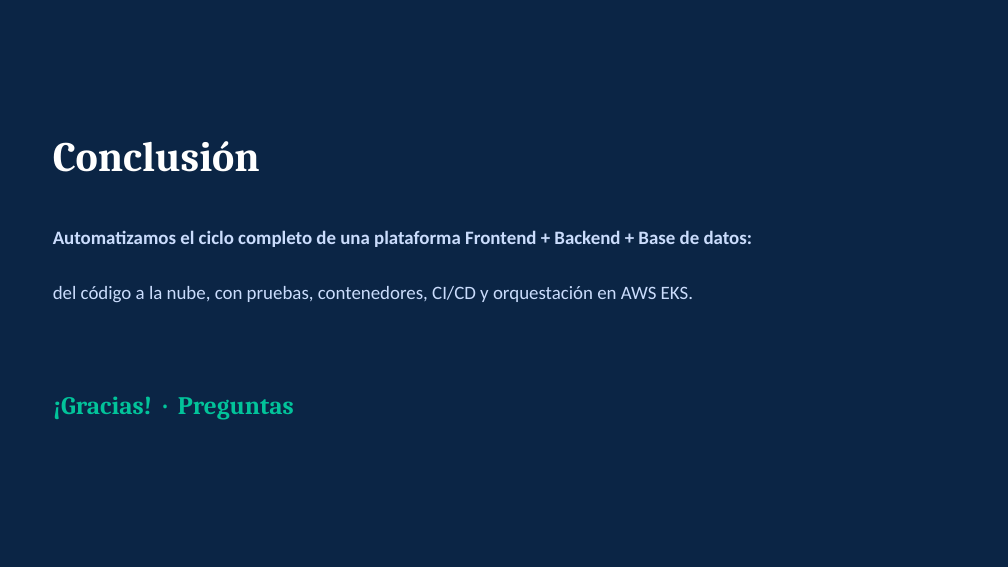
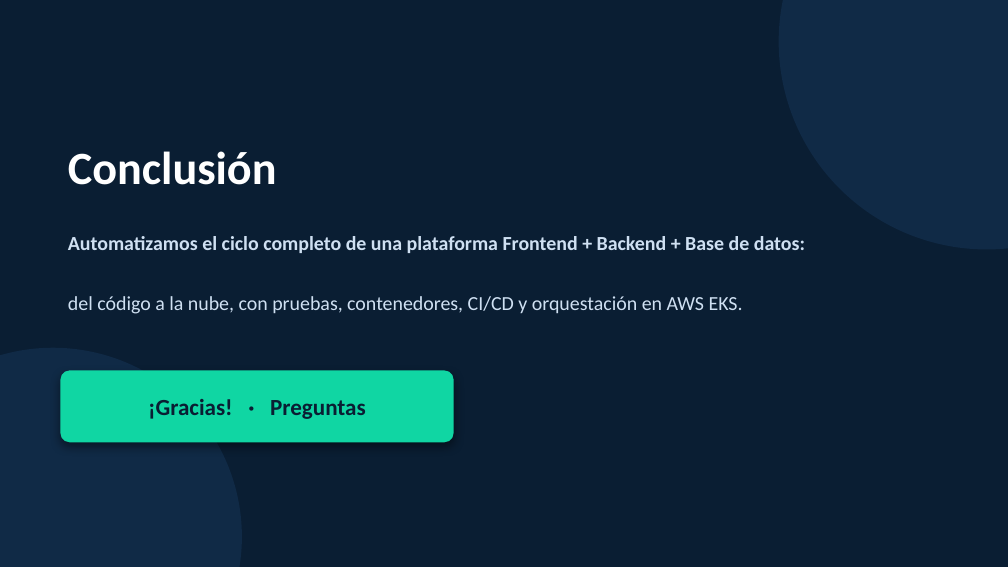
Before and after one commit to Marco-Parra25/Examen-DevOps-Profesor-Mario, a slide deck: slide 10 of docs/Presentacion_ISY1101_TiendaPerritos.pptx. Drawn at 1008x567 pixels with LibreOffice and Linux fonts; fonts in the diff are those of the drawing. Boxes give left, top, right and bottom in pixels: in the first picture for what was removed or moved away, otherwise in the second. Text is boxed around its words. In the diff, an @@ line names an element or a change of style, - is before the commit and + after.

```diff
--- a/docs/Presentacion_ISY1101_TiendaPerritos.pptx
+++ b/docs/Presentacion_ISY1101_TiendaPerritos.pptx
@@ background #0B2545 to #0A1E33 @@
@@ ellipse added at [779,0,1008,250], fill #102A46 @@
@@ text "Conclusión": place and size @@
-text "Conclusión" at [53,141,260,172]
+text "Conclusión" at [68,151,277,185]
@@ text "Conclusión" at [68,151,277,185]: size 40 to 44 pt, font Cambria to Calibri @@
@@ text "Automatizamos el ciclo completo de ...": place and size @@
-text "Automatizamos el ciclo completo de ..." at [53,230,753,302]
+text "Automatizamos el ciclo completo de ..." at [68,236,805,314]
@@ text "Automatizamos el ciclo completo de ..." at [68,236,805,314]: size 18 to 19 pt, text colour #CADCFC to #CFE0F2; line spacing 1.2 to 1.25 @@
@@ ellipse added at [0,348,242,567], fill #102A46 @@
@@ text "¡Gracias! · Preguntas": place and size @@
-text "¡Gracias! · Preguntas" at [53,396,294,420]
+text "¡Gracias! · Preguntas" at [148,399,366,419]
@@ text "¡Gracias! · Preguntas" at [148,399,366,419]: size 24 to 22 pt, font Cambria to Calibri, text colour #02C39A to #0A1E33; alignment left to centre @@
@@ rounded rectangle added at [60,371,454,442], fill #10D6A3 @@
```
Also in this commit, not shown: 9 other slides changed.
